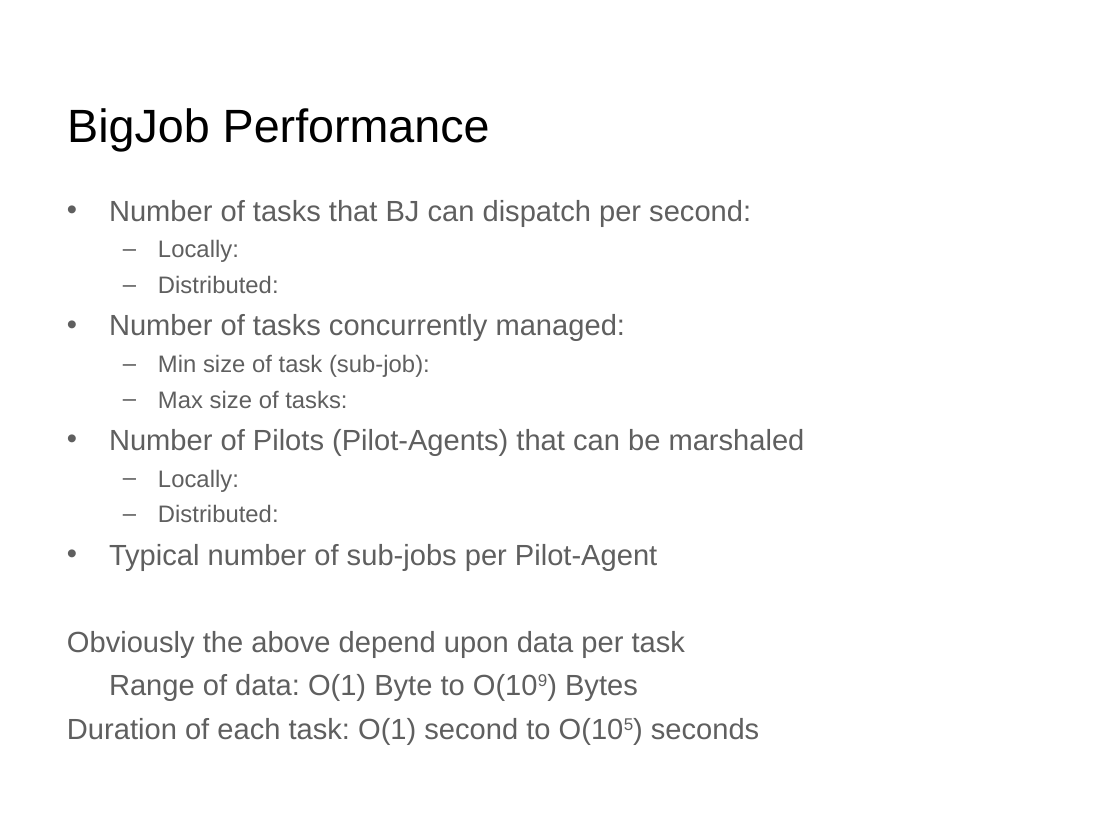
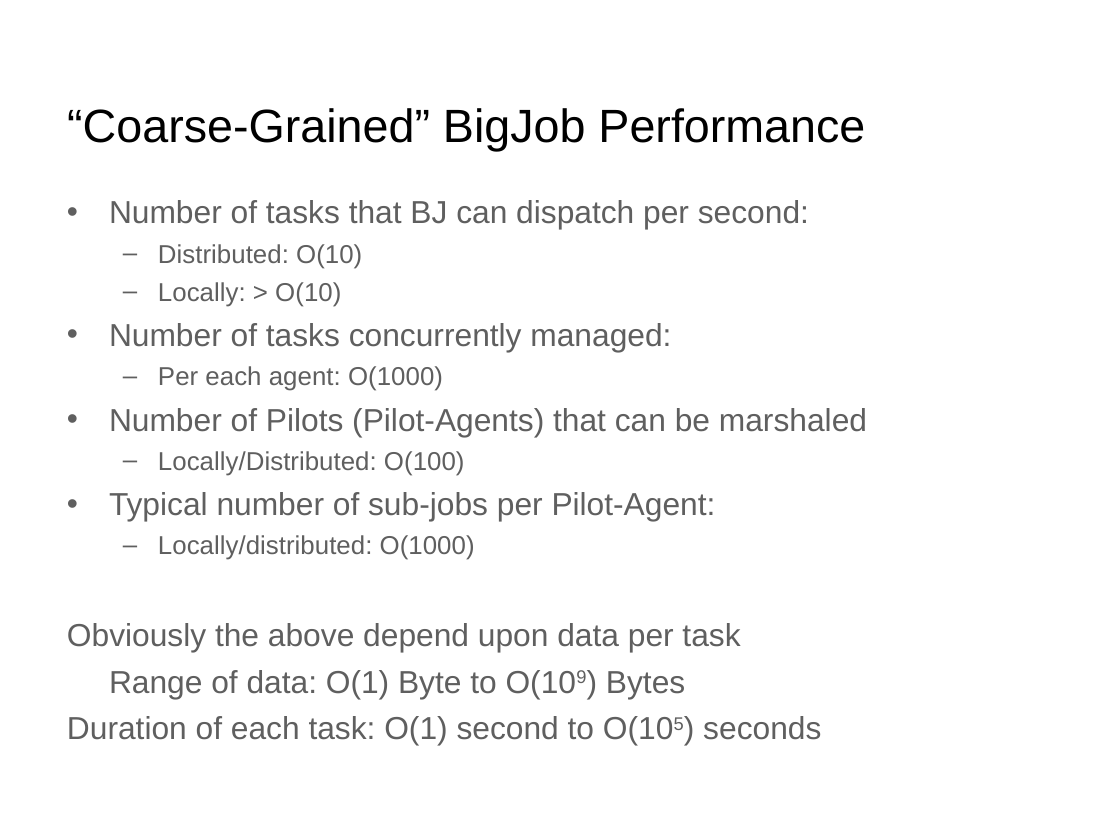
Before and after one commit to saga-project/presentations, a slide deck: slide 26 of bnl-pstar.ppt. Drawn at 1120x840 pixels with LibreOffice and Linux fonts; fonts in the diff are those of the drawing; background and template pictures are left out. Boxes give left, top, right and bottom in pixels: in the first picture for what was removed or moved away, otherwise in the second. Text is boxed around its words. In the diff, an @@ line names an element or a change of style, - is before the commit and + after.

```diff
--- a/bnl-pstar.ppt
+++ b/bnl-pstar.ppt
@@ title at (67, 108, 865, 152): text changed @@
-BigJob Performance
+“Coarse-Grained” BigJob Performance
@@ text at (67, 200, 867, 745): size 18.7 to 20.4 pt in "Number of tasks that BJ can dispatch ...", "Number of tasks concurrently managed:", "Number of Pilots (Pilot-Agents) that can be ...", "Obviously the above depend upon data per ..." and 2 more places @@
@@ text at (158, 244, 362, 307): text changed; size 15.3 to 16.6 pt @@
-  – Locally:
-  – Distributed:
+  – Distributed: O(10)
+  – Locally: > O(10)
@@ text at (158, 366, 443, 391): text changed; size 15.3 to 16.6 pt @@
-  – Min size of task (sub-job):
-  – Max size of tasks:
+  – Per each agent: O(1000)
@@ text at (109, 451, 716, 560): text changed; size 18.7 to 16.6 pt @@
-  – Locally:
-  – Distributed:
-• Typical number of sub-jobs per Pilot-Agent
+  – Locally/Distributed: O(100)
+• Typical number of sub-jobs per Pilot-Agent:
+  – Locally/distributed: O(1000)
```
Also in this commit, not shown: 10 other slides changed, 2 slides added.
